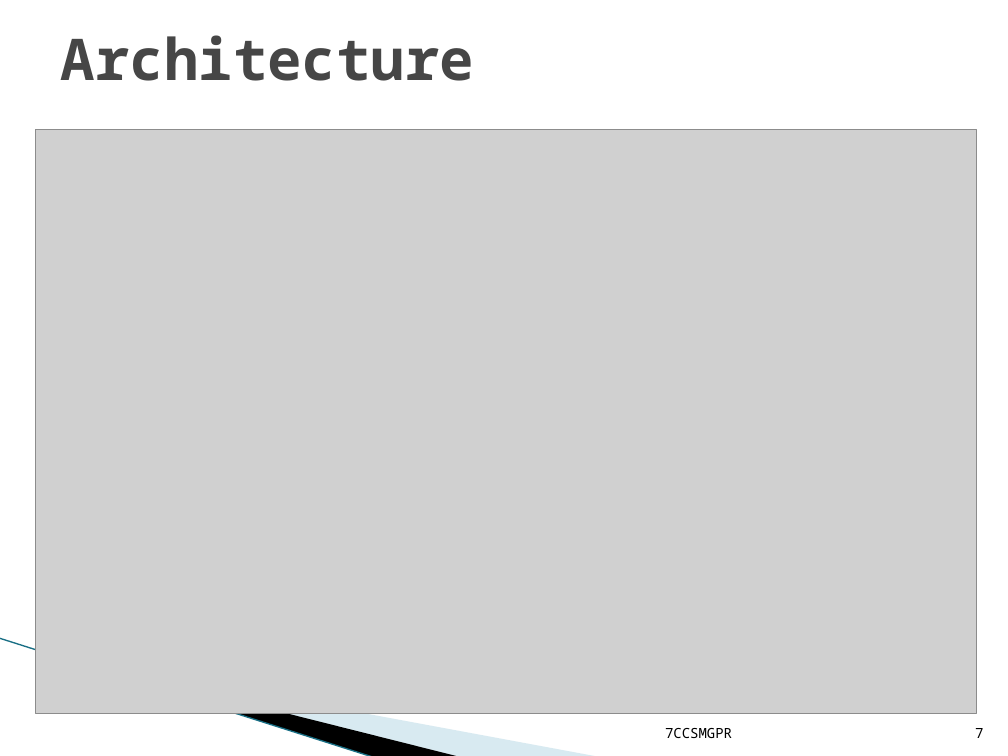
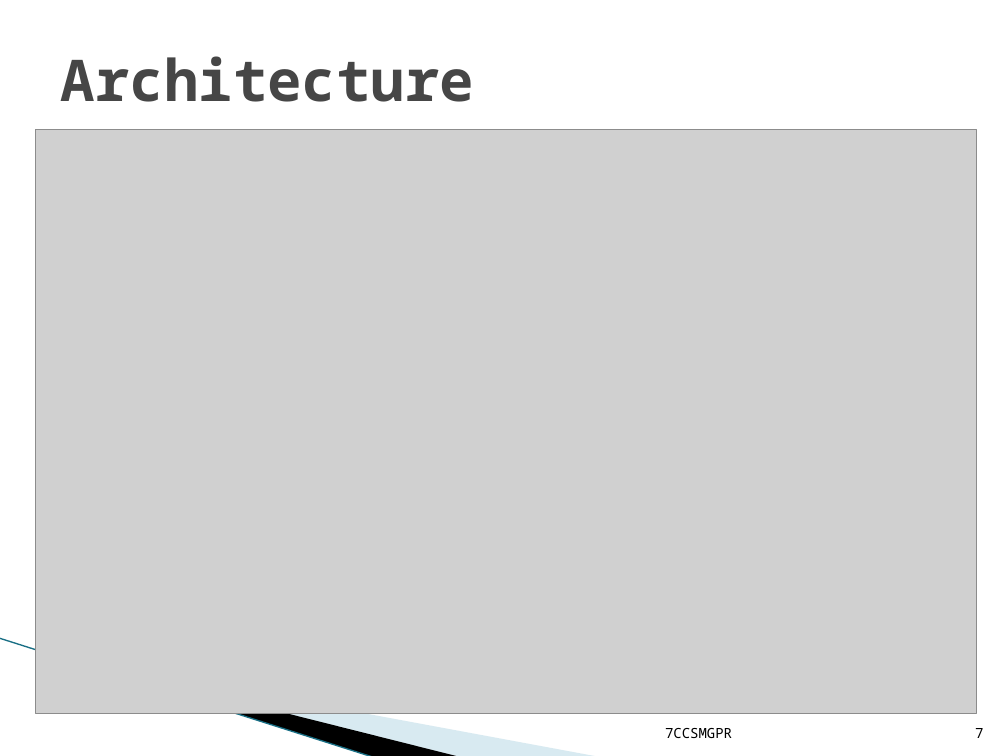
Before and after one commit to asenf/team_SignalGreen, a slide deck: slide 7 of reports/Group_Pres_adeela.pptx. Drawn at 1008x756 pixels with LibreOffice and Linux fonts; fonts in the diff are those of the drawing; grey boxes stand for pictures; background and template pictures are left out. Boxes give left, top, right and bottom in pixels: in the first picture for what was removed or moved away, otherwise in the second. Text is boxed around its words. In the diff, an @@ line names an element or a change of style, - is before the commit and + after.

```diff
--- a/reports/Group_Pres_adeela.pptx
+++ b/reports/Group_Pres_adeela.pptx
@@ title "Architecture": place and size @@
-title "Architecture" at <box>61,35,474,81</box>
+title "Architecture" at <box>61,56,474,102</box>
```
Also in this commit, not shown: 8 other slides changed.
